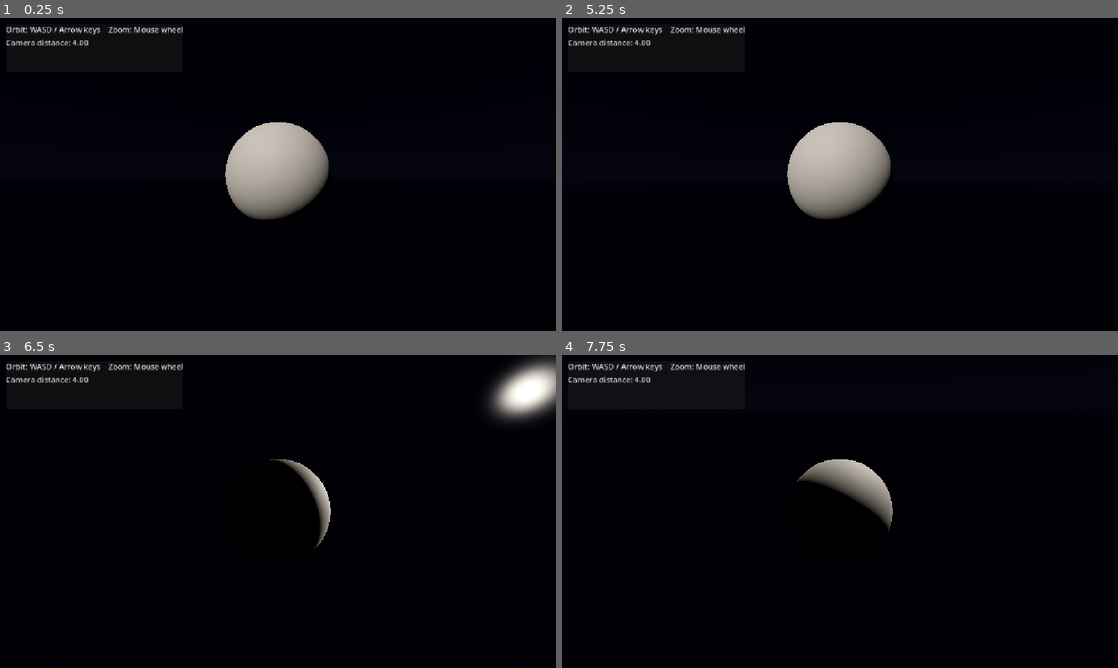
Above: before the commit, frames 1-4 (two rows, left to right).
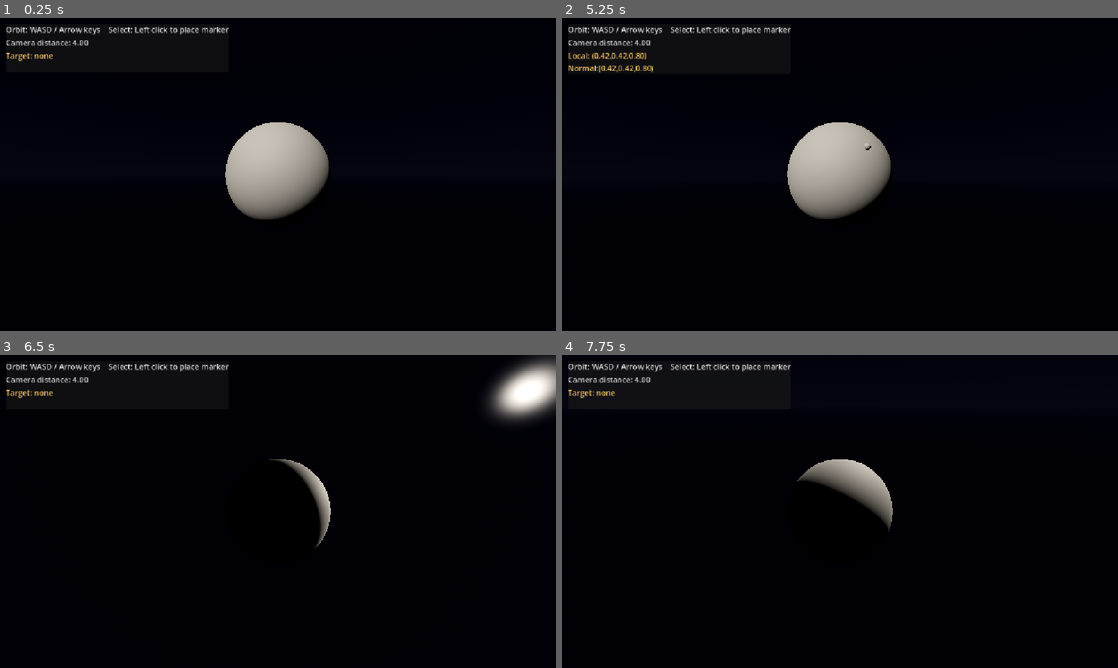
Above: after the commit, the same moments.

Repository: aquatticrose/planetary-destruction
Game: Godot game, scene res://scenes/main/Main.tscn
Two runs of this game, one before a commit and one after it. Both use one fixed random seed, a clock stepped at 60 frames per second and the inputs below.
Inputs (mouse positions are in pixels of both pictures, inside the frame that each line leads up to):
- Up to frame 1 (0.25 s): no input
- Up to frame 2 (5.25 s): tap Enter every 0.75 s from 0.5 to 4.25 s; move the mouse to (962, 158) at 0.52 s; press the mouse at (962, 158) at 0.53 s; hold Right (orbit_right) 0.53-1.28 s; move the mouse to (728, 190) at 1.27 s; release the mouse at (728, 190) at 1.28 s; hold Down (orbit_down) 1.28-2.03 s; click (728, 190) at 1.35 s; move the mouse to (895, 105) at 2.02 s; press the mouse at (895, 105) at 2.03 s; hold Right (orbit_right) 2.03-2.78 s; move the mouse to (812, 237) at 2.77 s; release the mouse at (812, 237) at 2.78 s; hold Up (orbit_up) 2.78-3.53 s; click (812, 237) at 2.85 s; move the mouse to (1006, 221) at 3.52 s; press the mouse at (1006, 221) at 3.53 s; hold Left (orbit_left) 3.53-5.03 s; move the mouse to (673, 127) at 4.27 s; release the mouse at (673, 127) at 4.28 s; click (673, 127) at 4.35 s; move the mouse to (867, 174) at 5.02 s; press the mouse at (867, 174) at 5.03 s; hold Down (orbit_down) from 5.03 s (still down)
- Up to frame 3 (6.5 s): move the mouse to (194, 433) at 5.77 s; release Down (orbit_down) at 5.78 s; release the mouse at (194, 433) at 5.78 s; hold Right (orbit_right) from 5.78 s (still down); click (194, 433) at 5.85 s
- Up to frame 4 (7.75 s): move the mouse to (962, 495) at 6.52 s; release Right (orbit_right) at 6.53 s; press the mouse at (962, 495) at 6.53 s; hold Up (orbit_up) 6.53-7.28 s; move the mouse to (728, 527) at 7.27 s; release the mouse at (728, 527) at 7.28 s; hold Right (orbit_right) from 7.28 s (still down); click (728, 527) at 7.35 s

The runs differ from the first frame. In frame 1, 0.4% of the frame differs, in the area x 1-42%, y 2-14%; in frame 2, 0.7%, in the area x 1-56%, y 2-43%; in frame 3, 0.4%; in frame 4, 0.4%.

Commit message:
feat: phase 2 targeting, raycast surface hit, marker and signal UI

Diff:
--- a/scenes/main/Main.tscn
+++ b/scenes/main/Main.tscn
@@ -1,25 +1,26 @@
-[gd_scene load_steps=8 format=3 uid="uid://d4kw6p8r2n3"]
+[gd_scene load_steps=9 format=3 uid="uid://d4kw6p8r2n3"]
 
 [ext_resource type="Script" path="res://scripts/core/main.gd" id="1_main"]
 [ext_resource type="Script" path="res://scripts/core/planet_camera_controller.gd" id="2_camera"]
 [ext_resource type="Script" path="res://scripts/ui/overlay.gd" id="3_overlay"]
 [ext_resource type="PackedScene" path="res://scenes/planet/planet.tscn" id="4_planet"]
+[ext_resource type="Script" path="res://scripts/core/targeting.gd" id="5_targeting"]
 
 [sub_resource type="ProceduralSkyMaterial" id="ProceduralSkyMaterial_space"]
 sky_top_color = Color(0.02,0.02,0.04,1.0)
 sky_horizon_color = Color(0.04,0.04,0.07,1.0)
 ground_bottom_color = Color(0.02,0.02,0.04,1.0)
-ground_horizon_color = Color(0.04,0.04,0.07,1.0)
-sun_angle_max =  30.0
-sun_curve =  0.05
+ground_horizon_color         = Color(0.04,0.04,0.07,1.0)
+sun_angle_max = 30.0
+sun_curve = 0.05
 
 [sub_resource type="Sky" id="Sky_space"]
 sky_material = SubResource("ProceduralSkyMaterial_space")
 
 [sub_resource type="Environment" id="Environment_env1"]
-background_mode =  2
+background_mode = 2
 sky = SubResource("Sky_space")
-ambient_light_source =  3
+ambient_light_source = 3
 tonemap_mode =  2
 
 [node name="Main" type="Node3D"]
@@ -36,6 +37,12 @@
 
 [node name="Planet" parent="." instance=ExtResource("4_planet")]
 
+[node name="Selector" type="Node3D" parent="."]
+script = ExtResource("5_targeting")
+planet_path = NodePath("../Planet")
+camera_path = NodePath("../Camera")
+marker_path = NodePath("../Planet/TargetMarker")
+
 [node name="Camera" type="Camera3D" parent="."]
 current = true
 script = ExtResource("2_camera")
@@ -45,7 +52,7 @@
 
 [node name="Overlay" type="Control" parent="UI"]
 anchors_preset =  15
-anchor_right =  1.0
+anchor_right = 1.0
 anchor_bottom =  1.0
 grow_horizontal =  2
 grow_vertical =  2
@@ -53,21 +60,27 @@
 script = ExtResource("3_overlay")
 camera_path = NodePath("../../Camera")
 planet_path = NodePath("../../Planet")
+selector_path = NodePath("../../Selector")
 
 [node name="Panel" type="PanelContainer" parent="UI/Overlay"]
 offset_left =  12.0
 offset_top =  12.0
-offset_right =  360.0
+offset_right = 360.0
 offset_bottom =  112.0
 mouse_filter =  2
 
 [node name="VBox" type="VBoxContainer" parent="UI/Overlay/Panel"]
 
 [node name="HintLabel" type="Label" parent="UI/Overlay/Panel/VBox"]
-text =  "Orbit: WASD / Arrow keys    Zoom: Mouse wheel"
+text = "Orbit: WASD / Arrow keys    Select: Left click to place marker"
 modulate = Color(0.85,0.85,0.85,1.0)
 
 [node name="InfoLabel" type="Label" parent="UI/Overlay/Panel/VBox"]
 unique_name_in_owner = true
-text =  "Ready"
+text = "Ready"
 modulate = Color(0.85,0.85,0.85,1.0)
+
+[node name="TargetLabel" type="Label" parent="UI/Overlay/Panel/VBox"]
+unique_name_in_owner = true
+text = "Target: none"
+modulate = Color(0.95,0.75,0.4,1.0)
--- a/scenes/planet/planet.tscn
+++ b/scenes/planet/planet.tscn
@@ -3,7 +3,7 @@
 [ext_resource type="Script" path="res://scripts/planet/planet.gd" id="1_planet"]
 
 [sub_resource type="SphereMesh" id="SphereMesh_planet1"]
-radius =  1.0
+radius = 1.0
 height =  2.0
 radial_segments =  64
 rings =  48
@@ -12,9 +12,34 @@
 albedo_color = Color(0.45,0.42,0.35,1.0)
 roughness =  0.9
 
+[sub_resource type="SphereShape3D" id="SphereShape3D_collider"]
+radius =  1.0
+
+[sub_resource type="SphereMesh" id="SphereMesh_marker"]
+radius =  0.06
+height =  0.12
+radial_segments =  12
+rings =  6
+
+[sub_resource type="StandardMaterial3D" id="StandardMaterial3D_marker"]
+albedo_color = Color(1.0,0.55,0.15,1.0)
+emission_enabled = true
+emission = Color(1.0,0.55,0.15,1.0)
+shading_mode = 1
+
 [node name="Planet" type="Node3D"]
 script = ExtResource("1_planet")
 
 [node name="Surface" type="MeshInstance3D" parent="."]
 mesh = SubResource("SphereMesh_planet1")
 surface_material_override = SubResource("StandardMaterial3D_planet1")
+
+[node name="Collider" type="StaticBody3D" parent="."]
+
+[node name="Shape" type="CollisionShape3D" parent="Collider"]
+shape = SubResource("SphereShape3D_collider")
+
+[node name="TargetMarker" type="MeshInstance3D" parent="."]
+visible = false
+mesh = SubResource("SphereMesh_marker")
+surface_material_override = SubResource("StandardMaterial3D_marker")
--- /dev/null
+++ b/scripts/core/targeting.gd
@@ -0,0 +1,57 @@
+extends Node3D
+## Phase 2 targeting: converts a left-click into a 3D point on the planet surface..
+## A physics ray is cast from the camera through the mouse;the hit is converted to local
+## coordinates,and a marker is glued to the surface. Targeting only emits signals;;the
+## overlay listens. No simulation physics,gravity or destruction here.,
+
+const DebugLog := preload("res://scripts/debug/debug_log.gd")
+
+signal target_selected(world_position: Vector3, local_position: Vector3, surface_normal: Vector3)
+signal target_cleared()
+
+const CAST_DISTANCE : float =100.0
+
+@export var planet_path : NodePath
+@export var camera_path : NodePath
+@export var marker_path : NodePath
+
+var _planet : Node3D
+var _camera : Camera3D
+var _marker : MeshInstance3D
+
+
+func _ready() -> void:
+	_planet = get_node_or_null(planet_path) as Node3D
+	_camera = get_node_or_null(camera_path) as Camera3D
+	_marker = get_node_or_null(marker_path) as MeshInstance3D
+
+
+func _input(event : InputEvent) -> void:
+	if event.is_action_pressed("select"):
+		_handle_select()
+		get_viewport().set_input_as_handled()
+
+
+func _handle_select() -> void:
+	if _camera == null or _planet == null or _marker == null:
+		return
+	var mouse_pos := get_viewport().get_mouse_position()
+	var from := _camera.project_ray_origin(mouse_pos)
+	var direction := _camera.project_ray_normal(mouse_pos)
+	var to := from + direction * CAST_DISTANCE
+	var query := PhysicsRayQueryParameters3D.create(from,to)
+	query.collide_with_bodies = true
+	query.collide_with_areas = false
+	var result := get_world_3d().direct_space_state.intersect_ray(query)
+	if result.is_empty():
+		_marker.visible = false
+		target_cleared.emit()
+		DebugLog.info("Target cleared (empty space)")
+		return
+	var world_position : Vector3 = result["position"]
+	var surface_normal : Vector3 = result["normal"]
+	var local_position : Vector3 = _planet.to_local(world_position)
+	_marker.global_position = world_position
+	_marker.visible = true
+	target_selected.emit(world_position, local_position, surface_normal)
+	DebugLog.info("Target: world=%s local=%s normal=%s" % [world_position, local_position, surface_normal])
--- a/scripts/ui/overlay.gd
+++ b/scripts/ui/overlay.gd
@@ -1,24 +1,38 @@
 extends Control
-## Minimal overlay that verifies zoom/limits: shows the current camera distance plus a static
-## control hint. Phase 1 (basic UI): no gameplay HUD yet,, that arrives in later phases..
+## Minimal overlay:shows camera distance plus live target coordinates/normal,so you can
+## verify Phase 1 zoom and Phase 2 targeting. Listens to signals emitted by the Selector
+## node(targeting) - targeting never knows this overlay exists.,
 
-@export var camera_path: NodePath
-@export var planet_path: NodePath
+@export var camera_path : NodePath
+@export var planet_path : NodePath
+@export var selector_path : NodePath
 
+var _camera : Camera3D
+var _planet : Node3D
 
-var _camera: Camera3D
-var _planet: Node3D
-
-@onready var _info: Label = %InfoLabel
+@onready var _info : Label = %InfoLabel
+@onready var _target_info : Label = %TargetLabel
 
 
 func _ready() -> void:
 	_camera = get_node_or_null(camera_path) as Camera3D
 	_planet = get_node_or_null(planet_path) as Node3D
+	var selector := get_node_or_null(selector_path) as Node
+	if selector != null:
+		selector.target_selected.connect(_on_target_selected)
+		selector.target_cleared.connect(_on_target_cleared)
 
 
-func _process(_delta: float) -> void:
+func _process(_delta : float) -> void:
 	if _camera == null or _planet == null:
 		return
 	var dist := _camera.global_position.distance_to(_planet.global_position)
-	_info.text = "Camera distance: %.2f" % dist
+	_info.text ="Camera distance: %.2f" % dist
+
+
+func _on_target_selected(world_position : Vector3, local_position: Vector3, surface_normal: Vector3) -> void:
+	_target_info.text ="Local: (%.2f,%.2f,%.2f)\nNormal:(%.2f,%.2f,%.2f)" % [local_position.x, local_position.y, local_position.z, surface_normal.x, surface_normal.y, surface_normal.z]
+
+
+func _on_target_cleared() -> void:
+	_target_info.text ="Target: none"
Not shown, added: scripts/core/targeting.gd.uid
